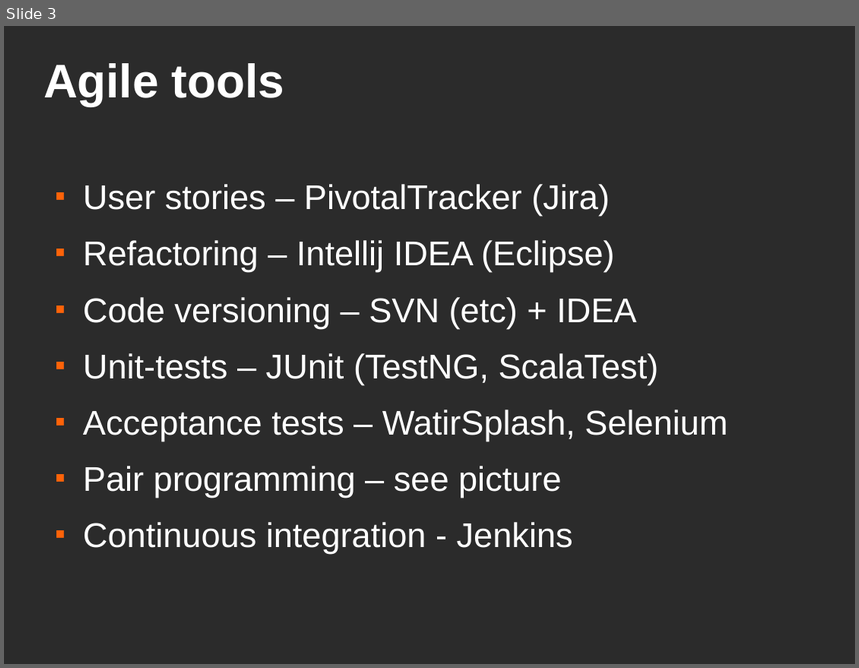
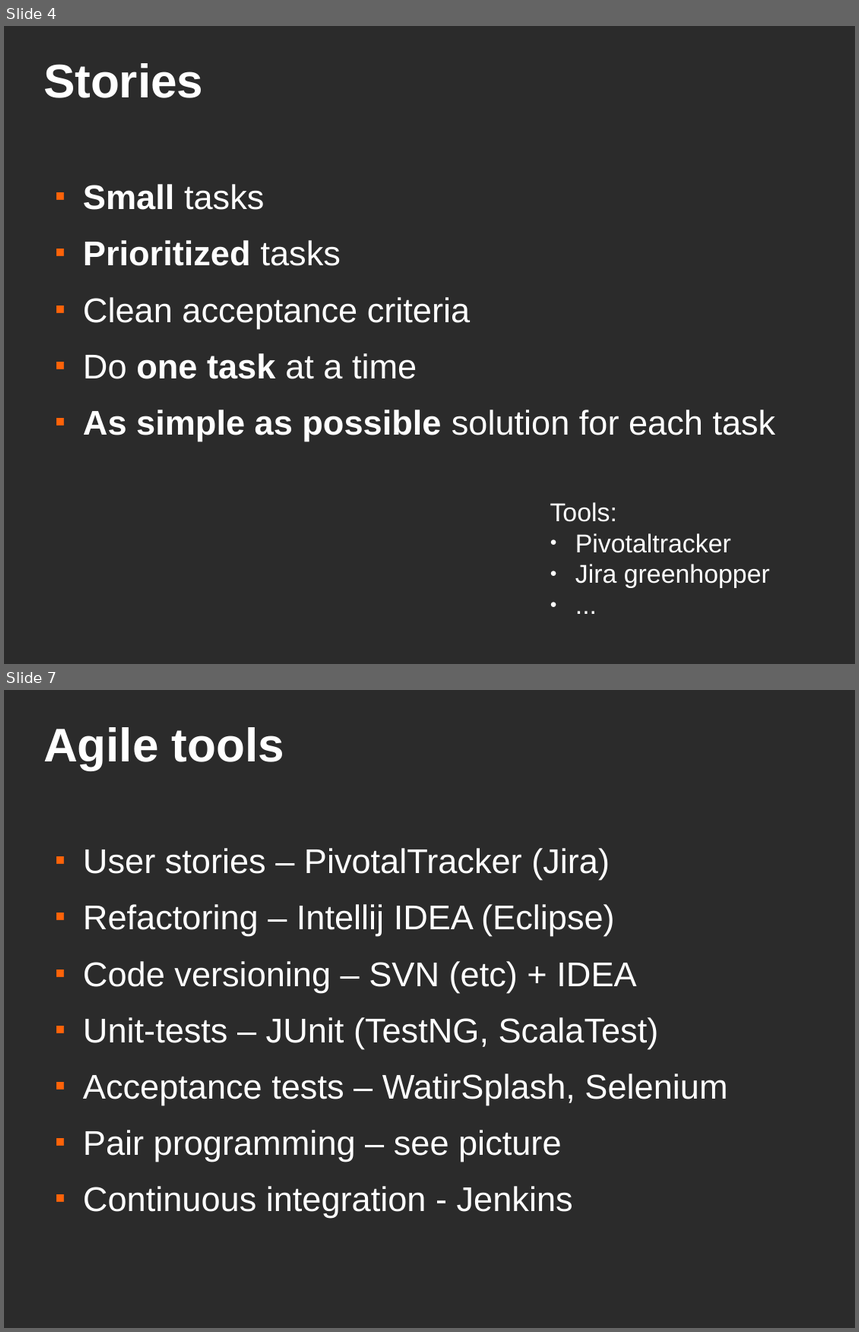
Before and after one commit to asolntsev/presentations, a slide deck: agile-technical-practices/agile-techical-practices.agile-ee.odp. Shown one above the other, each under a label of ours: slide 3 before the commit, slides 4 and 7 after it; the slides between them are not shown. The pictures are 859x668 and 859x1332 pixels, drawn with LibreOffice and Linux fonts; fonts in the diff are those of the drawing; background and template pictures are left out; a plain dark background stands for a picture behind light text. Boxes give left, top, right and bottom in pixels: in the first picture for what was removed or moved away, otherwise in the second. Text is boxed around its words. In the diff, an @@ line names an element or a change of style, - is before the commit and + after.

```diff
--- a/agile-technical-practices/agile-techical-practices.agile-ee.odp
+++ b/agile-technical-practices/agile-techical-practices.agile-ee.odp
@@ slide 4 added at (4,26,855,664), background picture (left out) @@
@@ title added at (44,63,203,98), 44 pt, text #FFFFFF, bold @@
+Stories
@@ text added at (83,184,776,442), 32 pt, text #FFFFFF @@
+■ Small tasks
+■ Prioritized tasks
+■ Clean acceptance criteria
+■ Do one task at a time
+■ As simple as possible solution for each task
@@ text added at (550,503,770,588), 24 pt, text #FFFFFF @@
+Tools:
+● Pivotaltracker
+● Jira greenhopper
+● ...
@@ what was slide 3 is now slide 7 @@
```
Also in this commit, not shown: 2 slides changed, 3 other slides added.
